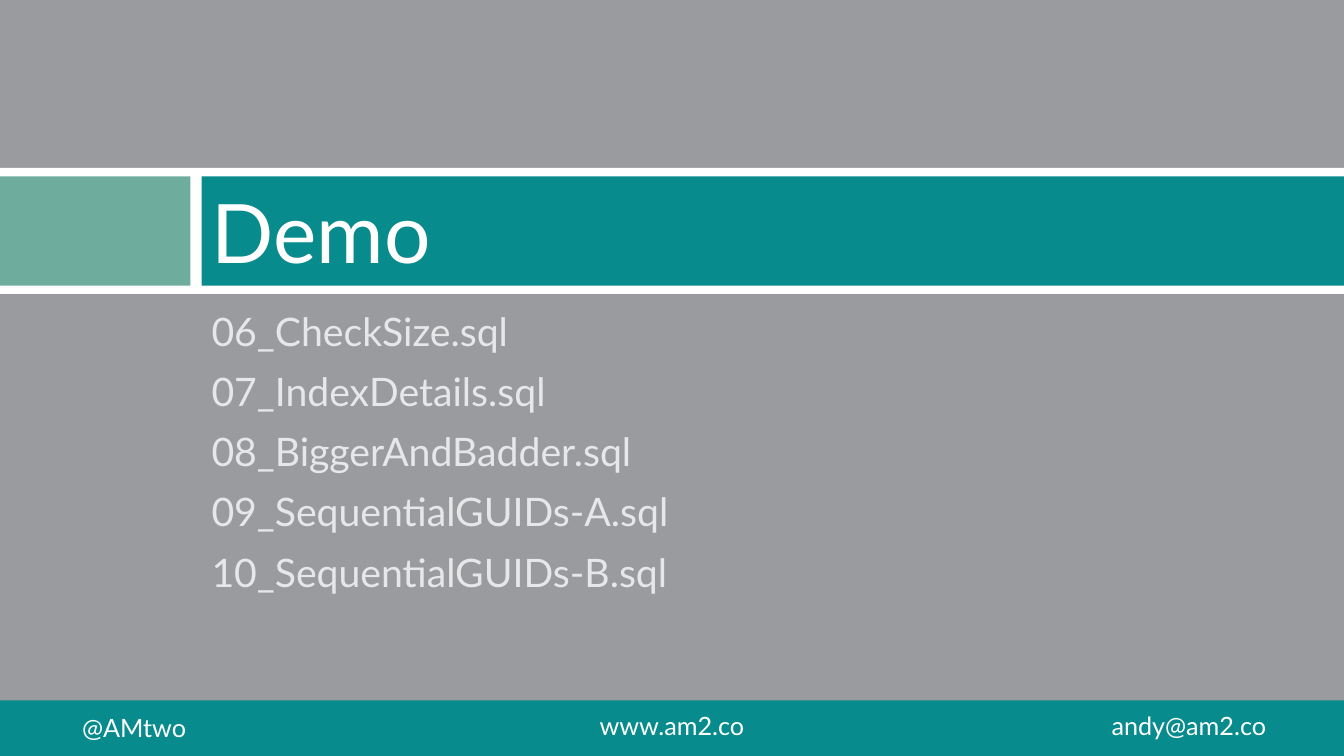
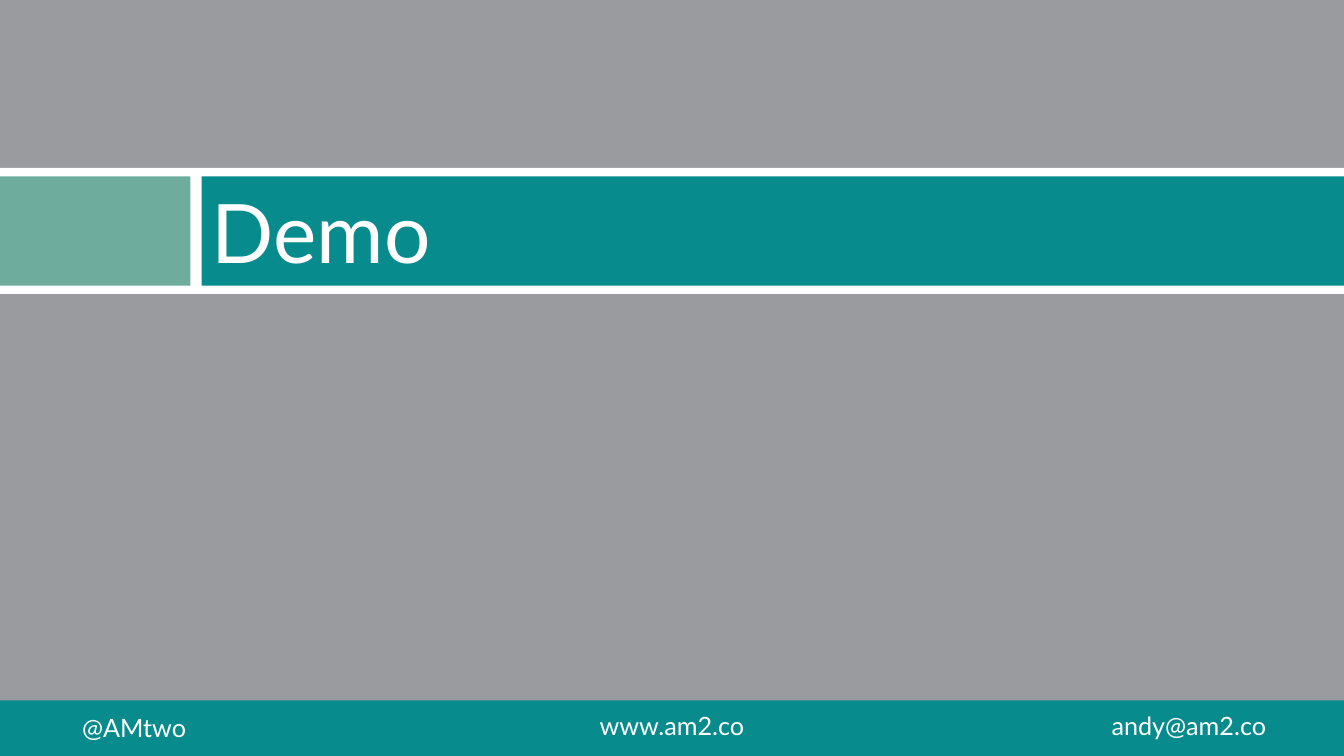
Before and after one commit to amtwo/Presentations, a slide deck: slide 53 of Demystifying-Data-Compression/Data_Compression.pptx. Drawn at 1344x756 pixels with LibreOffice and Linux fonts; fonts in the diff are those of the drawing. Boxes give left, top, right and bottom in pixels: in the first picture for what was removed or moved away, otherwise in the second. Text is boxed around its words. In the diff, an @@ line names an element or a change of style, - is before the commit and + after.

```diff
--- a/Demystifying-Data-Compression/Data_Compression.pptx
+++ b/Demystifying-Data-Compression/Data_Compression.pptx
@@ text removed at [212, 317, 669, 594] @@
-06_CheckSize.sql
-07_IndexDetails.sql
-08_BiggerAndBadder.sql
-09_SequentialGUIDs-A.sql
-10_SequentialGUIDs-B.sql
```
Also in this commit, not shown: 3 other slides changed, 1 slide added, 1 slide removed.
